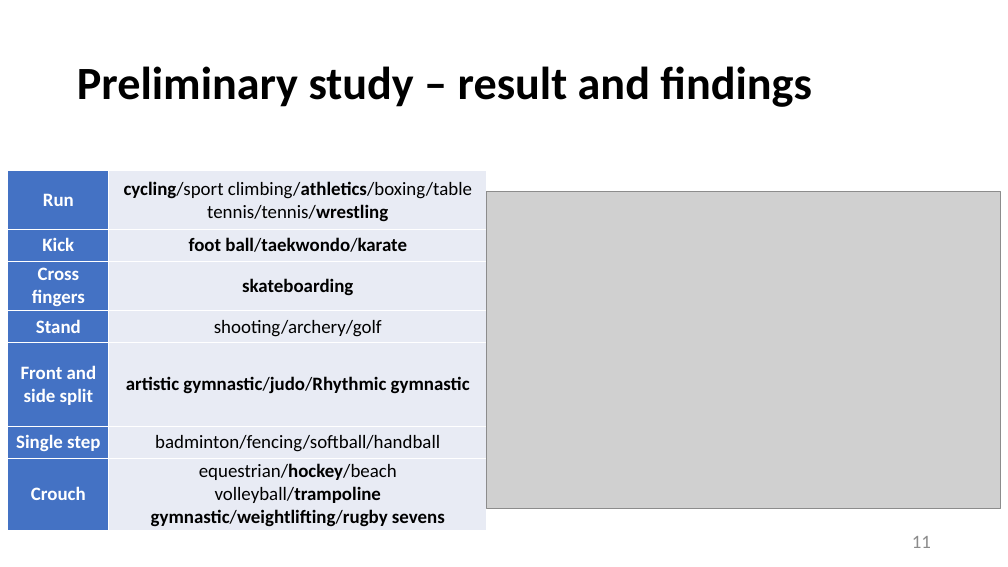
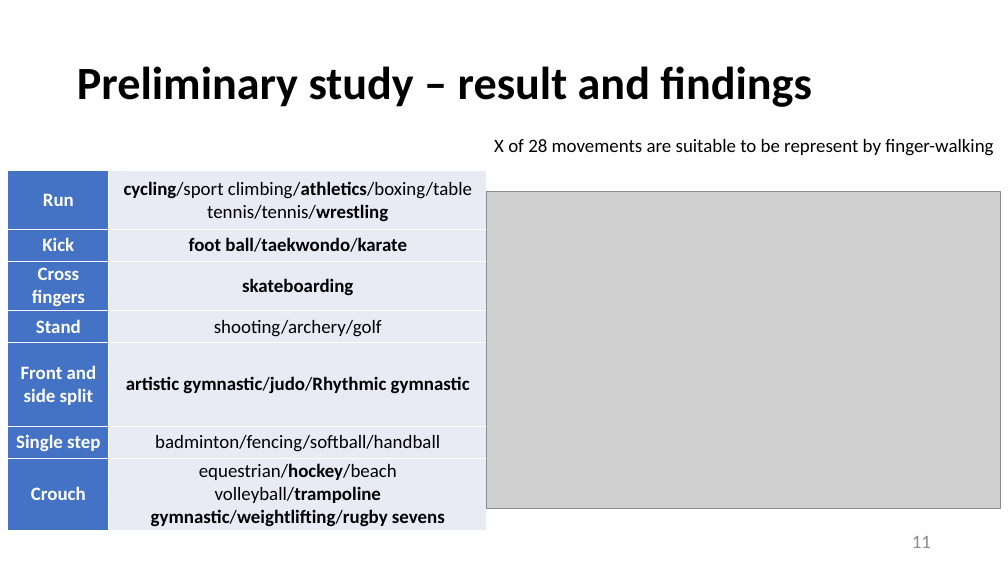
Before and after one commit to Louislar/MotionStyleTransferInHand, a slide deck: slide 11 of thesisFigs/thesis_slide.pptx. Drawn at 1008x567 pixels with LibreOffice and Linux fonts; fonts in the diff are those of the drawing; grey boxes stand for pictures. Boxes give left, top, right and bottom in pixels: in the first picture for what was removed or moved away, otherwise in the second. Text is boxed around its words. In the diff, an @@ line names an element or a change of style, - is before the commit and + after.

```diff
--- a/thesisFigs/thesis_slide.pptx
+++ b/thesisFigs/thesis_slide.pptx
@@ text added at (494,139,993,156), 18 pt, text #000000 @@
+X of 28 movements are suitable to be represent by finger-walking
```
Also in this commit, not shown: 4 other slides changed, 2 slides added.
